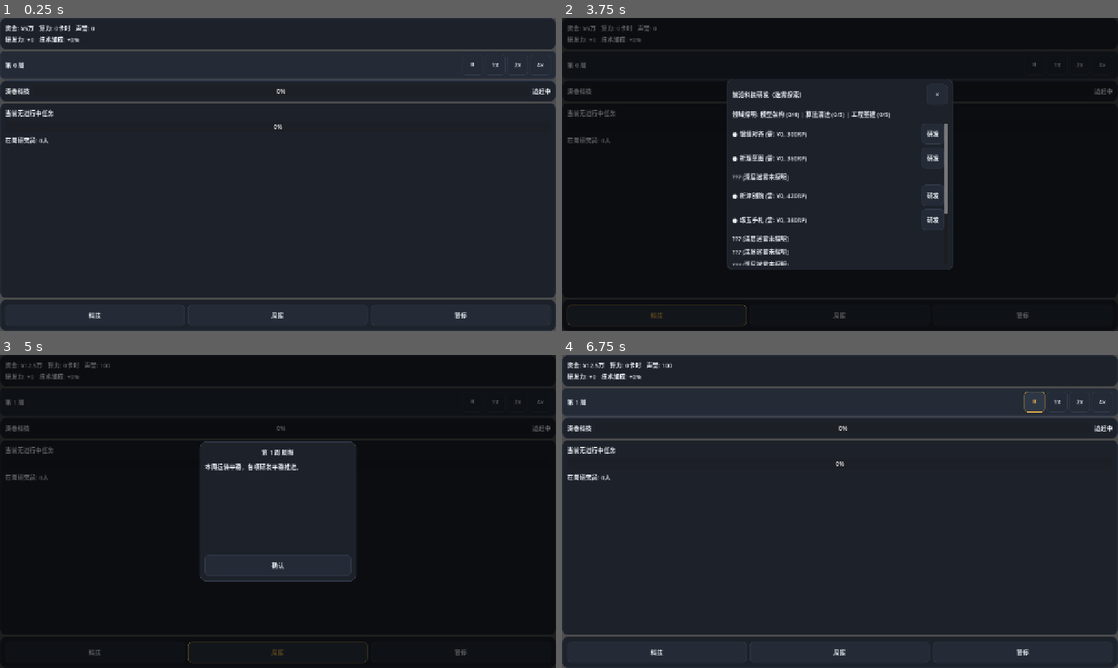
Above: before the commit, frames 1-4 (two rows, left to right).
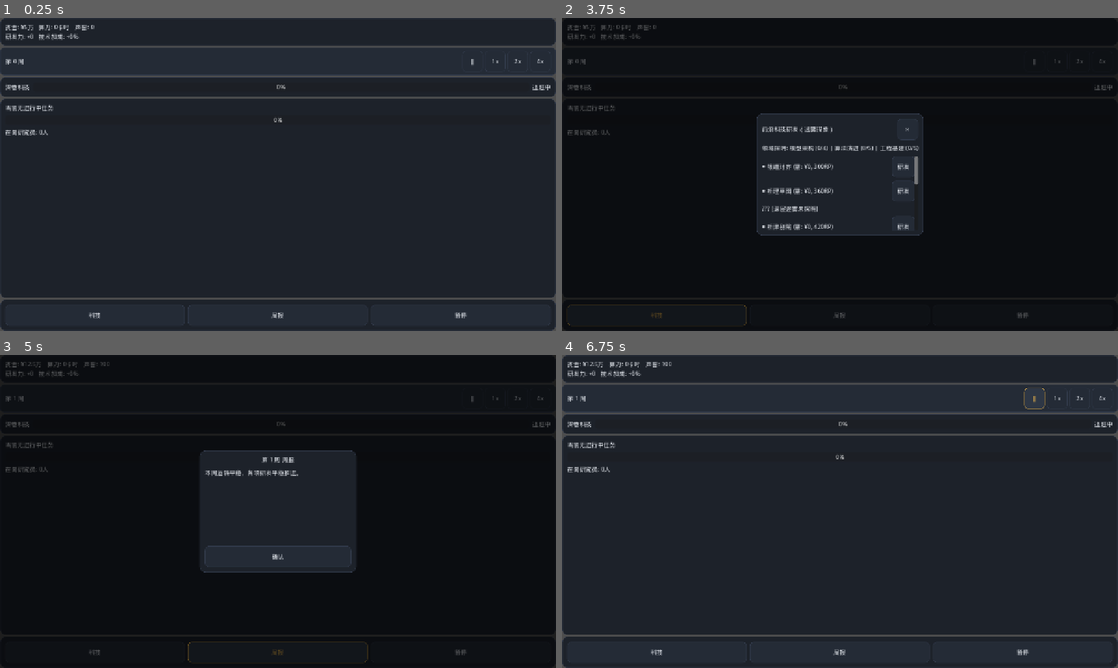
Above: after the commit, the same moments.

Repository: wingsky-1/big-ai-era
Game: Godot game, scene res://src/ui/main/main.tscn
Two runs of this game, one before a commit and one after it. Both use one fixed random seed, a clock stepped at 60 frames per second and the inputs below.
Inputs:
- Up to frame 1 (0.25 s): no input
- Up to frame 2 (3.75 s): click "⏸" (after the commit: "‖") at 0.5 s; click "1x" at 1.25 s; click "2x" at 2 s; click "4x" at 2.75 s; click "科技" at 3.5 s
- Up to frame 3 (5 s): click "周报" at 4.25 s
- Up to frame 4 (6.75 s): click "暂停" at 5 s; click "确认" at 5.75 s; click "⏸" (after the commit: "‖") at 6.5 s

The runs differ from the first frame. In frame 1, 5.1% of the frame differs, in the area x 0-100%, y 2-96%; in frame 2, 15%, in the area x 1-99%, y 2-96%; in frame 3, 3.3%; in frame 4, 5.2%.

Commit message:
fix(ui): 内嵌 CJK 字体收口 + 竖屏内容基准切换 + 真实渲染截图留档
v0.1.1 Pages 试玩双重事故修复：
- 豆腐块根因：Theme 无 default_font，Web 端无宿主字体可回退。
  内嵌文泉驿微米黑（Apache 2.0）至 assets/fonts，dark_gold_theme.tres
  default_font 收口 + gui/theme/custom 兜底；verify.sh 加字体二进制
  门禁防 LFS 指针入库；test_theme_font.gd 回归覆盖。
- 竖屏破版根因：canvas_items+expand 下 390 物理宽被映射到 1280 逻辑
  基准（缩放≈0.3，字小如蚁）。ResponsiveLayoutManager.resolve_content_scale
  纯函数按物理视口切换内容基准（竖屏 480x854 / 桌面 1280x720 零回归）；
  五弹层从固定 offset 改为中心锚+custom_minimum_size+视口 clamp
  （ModalSizing），窄视口收敛、随窗口伸缩。
- 真实渲染证据链：capture_screens_web.mjs（Node 原生 CDP，零依赖）
  Web 导出 → headless Chrome → 390x844@2x / 1280x720@1x 像素级截图
  8 张归档 docs/playtest/screenshots/2026-09-07-v0.1.2/。
- 附带：⏸ 为 WQY 缺字形符号，替换为 ‖（截图实证）；.gitattributes
  豁免字体/截图直存（用户裁决不启用 LFS）；ADR-0010。

Diff:
--- a/project.godot
+++ b/project.godot
@@ -26,6 +26,13 @@
 window/size/viewport_height=720
 window/stretch/mode="canvas_items"
 window/stretch/aspect="expand"
+
+[gui]
+
+; 全局 Theme 兜底：保证任何未挂 AppShell Theme 的节点（如原生 Window 类弹窗）
+; 也解析到内嵌中文字体，杜绝 Web 端豆腐块（v0.1.1 事故根因）。
+; 注意：本文件注释必须用分号，# 会被 ConfigFile 解析成键名的一部分。
+theme/custom="res://src/ui/theme/dark_gold_theme.tres"
 
 [editor_plugins]
 
--- a/src/ui/main/main.gd
+++ b/src/ui/main/main.gd
@@ -58,6 +58,8 @@
 	_init_runtime_systems()
 	_connect_ui_events()
 	_update_views()
+	_on_viewport_resized()
+	_setup_debug_shot_driver()
 
 
 func _exit_tree() -> void:
@@ -80,8 +82,37 @@
 
 func _notification(what: int) -> void:
 	if what == NOTIFICATION_RESIZED:
-		if _layout_mgr != null:
-			_layout_mgr.update_viewport(get_viewport_rect().size)
+		# deferred 执行：等 stretch/缩放状态在本帧末稳定后再做基准切换与布局同步
+		_on_viewport_resized.call_deferred()
+
+
+## 截图/试玩自动化驱动（仅 Web 且显式 ?shot=<id> 时激活，正常游玩零影响）：
+## home=主工作台 tech=科技树 report=周报归档 gameover=终局结算；同时冻结时钟。
+func _setup_debug_shot_driver() -> void:
+	if OS.has_feature("web") == false:
+		return
+	var shot: String = str(
+		JavaScriptBridge.eval("new URLSearchParams(window.location.search).get('shot') || ''", true)
+	)
+	if shot.is_empty():
+		return
+	_world.set_paused(true)
+	# 注意：类内不可裸调 get_stack()——与 GDScript 内置全局函数（返回调试栈 Array）撞名
+	var stack: PanelStack = _stack
+	if stack == null:
+		return
+	match shot:
+		"home":
+			pass  # 主工作台即默认态
+		"tech":
+			stack.push_panel(PanelStack.PANEL_TECH_TREE)
+		"report":
+			stack.push_panel(PanelStack.PANEL_REPORT_ARCHIVE)
+		"gameover":
+			_world.set_paused(false)
+			stack.push_panel(PanelStack.PANEL_GAME_OVER)
+	# 精确就绪信号：截图脚本轮询此标志，避免盲等延时
+	JavaScriptBridge.eval("window.__DSH_SHOT_READY__ = true;", true)
 
 
 func get_world() -> GameWorld:
@@ -107,6 +138,30 @@
 ## 保持向后兼容（供迁移过渡使用）
 func get_text_count() -> int:
 	return TextService.table().size()
+
+
+## 视口变化统一入口：竖屏内容基准切换 + 折叠规则 + 已开弹层尺寸刷新。
+## 幂等：基准未变化时写 content_scale_size 不触发额外 RESIZED。
+func _on_viewport_resized() -> void:
+	if _layout_mgr == null or not is_inside_tree():
+		return
+	var win := get_tree().root
+	if win != null:
+		var phys := Vector2i(win.size)
+		var target: Vector2i = ResponsiveLayoutManager.resolve_content_scale(phys)
+		if win.content_scale_size != target:
+			win.content_scale_size = target
+	_layout_mgr.update_viewport(get_viewport_rect().size)
+	_sync_folded_elements()
+	for modal: Control in _active_modals.values():
+		if is_instance_valid(modal):
+			ModalSizing.refresh(modal)
+
+
+## 仅同步折叠态（资源栏副行），与 ResponsiveLayoutManager 竖屏规则一致
+func _sync_folded_elements() -> void:
+	if resource_subrow != null:
+		resource_subrow.visible = not _layout_mgr.is_resource_subrow_folded()
 
 
 func _init_runtime_systems() -> void:
@@ -132,8 +187,8 @@
 
 	_setup_mask_overlay()
 
-	# 初始同步折叠状态
-	resource_subrow.visible = not _layout_mgr.is_resource_subrow_folded()
+	# 初始同步折叠状态（后续随视口变化由信号与 RESIZED 钩子驱动）
+	_sync_folded_elements()
 
 
 func _setup_mask_overlay() -> void:
@@ -176,7 +231,7 @@
 					_stack.pop_panel(PanelStack.PANEL_DECISION_CARD)
 			)
 			_active_modals[panel_id] = modal
-			modal_container.add_child(modal)
+			_mount_modal(modal)
 
 		PanelStack.PANEL_AUTO_REPORT, PanelStack.PANEL_REPORT_ARCHIVE:
 			var report_data: Dictionary = _presenter.get_resource_view()
@@ -184,7 +239,7 @@
 			modal.setup(report_data)
 			modal.confirmed.connect(func() -> void: _stack.pop_panel(panel_id))
 			_active_modals[panel_id] = modal
-			modal_container.add_child(modal)
+			_mount_modal(modal)
 
 		PanelStack.PANEL_GAME_OVER:
 			var summary: Dictionary = _presenter.get_game_over_summary()
@@ -197,7 +252,7 @@
 					_update_views()
 			)
 			_active_modals[panel_id] = modal
-			modal_container.add_child(modal)
+			_mount_modal(modal)
 
 		PanelStack.PANEL_TECH_TREE:
 			var modal: TechTreeDialog = TECH_TREE_SCENE.instantiate()
@@ -209,14 +264,14 @@
 					_update_views()
 			)
 			_active_modals[panel_id] = modal
-			modal_container.add_child(modal)
+			_mount_modal(modal)
 
 		PanelStack.PANEL_ROSTER:
 			var modal: StaffRosterDialog = STAFF_ROSTER_SCENE.instantiate()
 			modal.setup(world)
 			modal.closed.connect(func() -> void: _stack.pop_panel(panel_id))
 			_active_modals[panel_id] = modal
-			modal_container.add_child(modal)
+			_mount_modal(modal)
 
 
 func _on_panel_popped(panel_id: String, _layer: int) -> void:
@@ -233,6 +288,12 @@
 		if w != null and w is GameWorld:
 			return w as GameWorld
 	return _world
+
+
+## 弹层统一挂载：容器加入 + 自适应 min size 收敛
+func _mount_modal(modal: Control) -> void:
+	modal_container.add_child(modal)
+	ModalSizing.apply(modal)
 
 
 func _connect_ui_events() -> void:
@@ -255,16 +316,17 @@
 	_world.toast_queued.connect(_on_toast_queued)
 
 
-func _on_layout_folded(_folded: bool, _elements: Array[String]) -> void:
-	resource_subrow.visible = not _layout_mgr.is_resource_subrow_folded()
-
-
 func _on_speed_pause_pressed() -> void:
 	if _world.user_paused:
 		_world.set_paused(false)
 	else:
 		_world.set_paused(true)
 	_update_speed_buttons()
+
+
+## ResponsiveLayoutManager 竖屏折叠规则信号联动（DR-009）
+func _on_layout_folded(_folded: bool, _elements: Array[String]) -> void:
+	_sync_folded_elements()
 
 
 func _set_speed(spd: float) -> void:
--- a/src/ui/main/main.tscn
+++ b/src/ui/main/main.tscn
@@ -86,7 +86,7 @@
 unique_name_in_owner = true
 custom_minimum_size = Vector2(48, 48)
 layout_mode = 2
-text = "⏸"
+text = "‖"
 
 [node name="Speed1xBtn" type="Button" parent="ShellVBox/WeekBar/WeekHBox/SpeedControlHBox"]
 unique_name_in_owner = true
--- /dev/null
+++ b/src/ui/modal_sizing.gd
@@ -0,0 +1,55 @@
+class_name ModalSizing
+extends RefCounted
+
+## 弹层自适应尺寸纯函数（v0.1.2，L3 无 Node 依赖，可 GUT 单测）：
+## 弹层根 PanelContainer 采用"中心锚 + custom_minimum_size"替代 v0.1.1 的固定
+## offsets——固定尺寸在 480 逻辑宽竖屏基准下会横向溢出（tech_tree 520 > 480）。
+## 期望尺寸存入节点 meta，视口变化时随窗口伸缩（不小于设计期望，不大于视口减边距）。
+
+const VIEWPORT_MARGIN: int = 24
+## 预留 Dock 之上的纵向安全边距（竖屏下顶部条区更高）
+const VERTICAL_MARGIN: int = 96
+
+const DESIGN_SIZES: Dictionary = {
+	"DecisionCardDialog": Vector2(360, 280),
+	"WeeklyReportDialog": Vector2(360, 320),
+	"TechTreeDialog": Vector2(520, 440),
+	"StaffRosterDialog": Vector2(440, 400),
+	"GameOverDialog": Vector2(360, 280),
+}
+
+
+## 由视口大小与设计期望解析弹层根节点的 custom_minimum_size。
+static func resolve_min_size(viewport_size: Vector2, expected: Vector2) -> Vector2:
+	var avail_w: float = maxf(0.0, viewport_size.x - VIEWPORT_MARGIN * 2.0)
+	var avail_h: float = maxf(0.0, viewport_size.y - VERTICAL_MARGIN)
+	return Vector2(minf(expected.x, avail_w), minf(expected.y, avail_h))
+
+
+## 弹层根节点挂载后调用：写入设计期望并按当前视口收敛 min size。
+static func apply(root: Control) -> void:
+	if root == null:
+		return
+	var expected: Vector2 = root.get_meta("modal_design_size", Vector2.ZERO)
+	if expected == Vector2.ZERO:
+		var key: String = root.get_script().resource_path.get_file().get_basename()
+		expected = DESIGN_SIZES.get(key, Vector2(360, 280))
+		root.set_meta("modal_design_size", expected)
+	root.custom_minimum_size = resolve_min_size(ModalViewportReader.read(root), expected)
+
+
+## 视口变化时调用：按当前视口重新收敛（期望尺寸从 meta 恢复，可反复重算）。
+static func refresh(root: Control) -> void:
+	if root == null or not is_instance_valid(root):
+		return
+	var expected: Vector2 = root.get_meta("modal_design_size", Vector2.ZERO)
+	if expected == Vector2.ZERO:
+		apply(root)
+		return
+	root.custom_minimum_size = resolve_min_size(ModalViewportReader.read(root), expected)
+
+
+## 测试后门：清理 meta，让 apply 重新按脚本名解析设计期望。
+static func reset(root: Control) -> void:
+	if root != null and is_instance_valid(root):
+		root.remove_meta("modal_design_size")
--- /dev/null
+++ b/src/ui/modal_viewport_reader.gd
@@ -0,0 +1,16 @@
+class_name ModalViewportReader
+extends RefCounted
+
+## 弹层视口读取器（纯函数可单测）：
+## 优先取父容器（ModalContainer）实际区域——即弹层的真实可用上界；
+## 挂载瞬间父区域可能尚未布局（0 尺寸），此时回退根窗口尺寸。
+
+
+static func read(root: Control) -> Vector2:
+	if root.get_parent() != null:
+		var parent_ctrl := root.get_parent() as Control
+		if parent_ctrl != null:
+			var area: Vector2 = parent_ctrl.get_global_rect().size
+			if area.x > 0.0 and area.y > 0.0:
+				return area
+	return root.get_tree().root.size
--- a/src/ui/modals/decision_card_dialog.gd
+++ b/src/ui/modals/decision_card_dialog.gd
@@ -20,6 +20,7 @@
 
 
 func _ready() -> void:
+	ModalSizing.apply(self)
 	_render()
 
 
--- a/src/ui/modals/decision_card_dialog.tscn
+++ b/src/ui/modals/decision_card_dialog.tscn
@@ -9,12 +9,15 @@
 anchor_top = 0.5
 anchor_right = 0.5
 anchor_bottom = 0.5
-offset_left = -180.0
-offset_top = -140.0
-offset_right = 180.0
-offset_bottom = 140.0
+offset_left = 0.0
+offset_top = 0.0
+offset_right = 0.0
+offset_bottom = 0.0
+custom_minimum_size = Vector2(360, 280)
 grow_horizontal = 2
 grow_vertical = 2
+shrink_center = true
+shrink_end = true
 theme = ExtResource("1_theme")
 script = ExtResource("2_script")
 
--- a/src/ui/modals/game_over_dialog.gd
+++ b/src/ui/modals/game_over_dialog.gd
@@ -22,6 +22,7 @@
 
 
 func _ready() -> void:
+	ModalSizing.apply(self)
 	restart_btn.pressed.connect(func() -> void: restart_requested.emit())
 	_render()
 
--- a/src/ui/modals/game_over_dialog.tscn
+++ b/src/ui/modals/game_over_dialog.tscn
@@ -9,12 +9,15 @@
 anchor_top = 0.5
 anchor_right = 0.5
 anchor_bottom = 0.5
-offset_left = -180.0
-offset_top = -140.0
-offset_right = 180.0
-offset_bottom = 140.0
+offset_left = 0.0
+offset_top = 0.0
+offset_right = 0.0
+offset_bottom = 0.0
+custom_minimum_size = Vector2(360, 280)
 grow_horizontal = 2
 grow_vertical = 2
+shrink_center = true
+shrink_end = true
 theme = ExtResource("1_theme")
 script = ExtResource("2_script")
 
--- a/src/ui/modals/staff_roster_dialog.gd
+++ b/src/ui/modals/staff_roster_dialog.gd
@@ -21,6 +21,7 @@
 
 
 func _ready() -> void:
+	ModalSizing.apply(self)
 	close_btn.pressed.connect(func() -> void: closed.emit())
 	_render()
 
--- a/src/ui/modals/staff_roster_dialog.tscn
+++ b/src/ui/modals/staff_roster_dialog.tscn
@@ -9,12 +9,15 @@
 anchor_top = 0.5
 anchor_right = 0.5
 anchor_bottom = 0.5
-offset_left = -220.0
-offset_top = -200.0
-offset_right = 220.0
-offset_bottom = 200.0
+offset_left = 0.0
+offset_top = 0.0
+offset_right = 0.0
+offset_bottom = 0.0
+custom_minimum_size = Vector2(440, 400)
 grow_horizontal = 2
 grow_vertical = 2
+shrink_center = true
+shrink_end = true
 theme = ExtResource("1_theme")
 script = ExtResource("2_script")
 
--- a/src/ui/modals/tech_tree_dialog.gd
+++ b/src/ui/modals/tech_tree_dialog.gd
@@ -22,6 +22,7 @@
 
 
 func _ready() -> void:
+	ModalSizing.apply(self)
 	close_btn.pressed.connect(func() -> void: closed.emit())
 	_render()
 
--- a/src/ui/modals/tech_tree_dialog.tscn
+++ b/src/ui/modals/tech_tree_dialog.tscn
@@ -9,12 +9,15 @@
 anchor_top = 0.5
 anchor_right = 0.5
 anchor_bottom = 0.5
-offset_left = -260.0
-offset_top = -220.0
-offset_right = 260.0
-offset_bottom = 220.0
+offset_left = 0.0
+offset_top = 0.0
+offset_right = 0.0
+offset_bottom = 0.0
+custom_minimum_size = Vector2(520, 440)
 grow_horizontal = 2
 grow_vertical = 2
+shrink_center = true
+shrink_end = true
 theme = ExtResource("1_theme")
 script = ExtResource("2_script")
 
--- a/src/ui/modals/weekly_report_dialog.gd
+++ b/src/ui/modals/weekly_report_dialog.gd
@@ -19,6 +19,7 @@
 
 
 func _ready() -> void:
+	ModalSizing.apply(self)
 	confirm_btn.pressed.connect(func() -> void: confirmed.emit())
 	_render()
 
--- a/src/ui/modals/weekly_report_dialog.tscn
+++ b/src/ui/modals/weekly_report_dialog.tscn
@@ -9,12 +9,15 @@
 anchor_top = 0.5
 anchor_right = 0.5
 anchor_bottom = 0.5
-offset_left = -180.0
-offset_top = -160.0
-offset_right = 180.0
-offset_bottom = 160.0
+offset_left = 0.0
+offset_top = 0.0
+offset_right = 0.0
+offset_bottom = 0.0
+custom_minimum_size = Vector2(360, 320)
 grow_horizontal = 2
 grow_vertical = 2
+shrink_center = true
+shrink_end = true
 theme = ExtResource("1_theme")
 script = ExtResource("2_script")
 
--- a/src/ui/responsive_layout_manager.gd
+++ b/src/ui/responsive_layout_manager.gd
@@ -16,11 +16,23 @@
 
 const MAX_L3_ANIMATIONS_PER_GAME: int = 3
 
+# 竖屏内容基准（v0.1.2）：canvas_items+expand 下逻辑宽恒等于基准宽，
+# 1280 基准会让 390 物理宽的手机整体缩到 ~0.3 倍（字小如蚁）。
+# 竖屏改用 480 基准：390/480 ≈ 0.81 缩放，字号恢复可读。
+const PORTRAIT_CONTENT_SCALE: Vector2i = Vector2i(480, 854)
+const LANDSCAPE_CONTENT_SCALE: Vector2i = Vector2i(1280, 720)
+
 var _is_portrait: bool = false
 var _resource_subrow_folded: bool = false
 var _workspace_folded: bool = false  # 硬约束：永不为 true
 var _l3_animation_counter: int = 0
 var _shown_terms: Dictionary = {}
+
+
+## 纯函数：由物理视口尺寸解析内容缩放基准（可 GUT 单测，无 Node 依赖）。
+## 判定与 update_viewport 一致：y > x 视为竖屏。
+static func resolve_content_scale(physical_size: Vector2i) -> Vector2i:
+	return PORTRAIT_CONTENT_SCALE if physical_size.y > physical_size.x else LANDSCAPE_CONTENT_SCALE
 
 
 func setup(viewport_size: Vector2) -> void:
--- a/src/ui/theme/dark_gold_theme.tres
+++ b/src/ui/theme/dark_gold_theme.tres
@@ -1,12 +1,14 @@
-[gd_resource type="Theme" load_steps=6 format=3]
+[gd_resource type="Theme" load_steps=7 format=3]
 
 [ext_resource type="StyleBox" path="res://src/ui/theme/stylebox_button_normal.tres" id="1_btn_normal"]
 [ext_resource type="StyleBox" path="res://src/ui/theme/stylebox_button_hover.tres" id="2_btn_hover"]
 [ext_resource type="StyleBox" path="res://src/ui/theme/stylebox_button_pressed.tres" id="3_btn_pressed"]
 [ext_resource type="StyleBox" path="res://src/ui/theme/stylebox_panel.tres" id="4_panel"]
 [ext_resource type="StyleBox" path="res://src/ui/theme/stylebox_panel2.tres" id="5_panel2"]
+[ext_resource type="FontFile" uid="uid://x6irydlwfpas" path="res://assets/fonts/WQY-MicroHei.ttf" id="6_font"]
 
 [resource]
+default_font = ExtResource("6_font")
 default_font_size = 14
 Button/colors/font_color = Color(0.910, 0.925, 0.949, 1.0)
 Button/colors/font_hover_color = Color(0.910, 0.702, 0.294, 1.0)
--- /dev/null
+++ b/tests/unit/test_portrait_modal_sizing.gd
@@ -0,0 +1,68 @@
+extends GutTest
+
+## 竖屏内容基准切换 + 弹层自适应纯函数回归（v0.1.2）
+
+
+func test_resolve_content_scale_portrait_and_landscape() -> void:
+	assert_eq(
+		ResponsiveLayoutManager.resolve_content_scale(Vector2i(390, 844)),
+		Vector2i(480, 854),
+		"390x844 竖屏应切 480 基准"
+	)
+	assert_eq(
+		ResponsiveLayoutManager.resolve_content_scale(Vector2i(1280, 720)),
+		Vector2i(1280, 720),
+		"桌面 1280x720 应保持 1280 基准（零回归）"
+	)
+	assert_eq(
+		ResponsiveLayoutManager.resolve_content_scale(Vector2i(844, 390)),
+		Vector2i(1280, 720),
+		"横屏 y<x 应保持 1280 基准"
+	)
+	assert_eq(
+		ResponsiveLayoutManager.resolve_content_scale(Vector2i(768, 1024)),
+		Vector2i(480, 854),
+		"平板竖屏 y>x 同样切 480 基准"
+	)
+
+
+func test_modal_sizing_clamps_within_narrow_viewport() -> void:
+	# 480 逻辑宽竖屏（减两侧 24 边距）：tech_tree 期望 520 宽必须被收敛
+	var clamped: Vector2 = ModalSizing.resolve_min_size(Vector2(480, 1039), Vector2(520, 440))
+	assert_eq(clamped.x, 432.0, "tech_tree 宽应收敛到 480-48=432")
+	assert_eq(clamped.y, 440.0, "高度未超限应保留期望值")
+	# 桌面 1280 视口：期望尺寸原样生效
+	var desktop: Vector2 = ModalSizing.resolve_min_size(Vector2(1280, 720), Vector2(520, 440))
+	assert_eq(desktop, Vector2(520, 440), "桌面视口下弹层期望尺寸不受影响")
+
+
+func test_modal_sizing_apply_and_refresh_roundtrip() -> void:
+	# 用裸 PanelContainer 测纯函数行为：%UniqueName 依赖场景注册，脚本化节点无此表
+	var root_stub: Control = Control.new()
+	add_child_autofree(root_stub)
+	root_stub.size = Vector2(480, 1039)
+	var dlg: PanelContainer = PanelContainer.new()
+	root_stub.add_child(dlg)
+	dlg.set_meta("modal_design_size", Vector2(520, 440))
+	ModalSizing.apply(dlg)
+	assert_true(
+		dlg.custom_minimum_size.x <= 480.0 - ModalSizing.VIEWPORT_MARGIN * 2.0 + 0.01,
+		"窄视口下弹层宽不得溢出视口"
+	)
+	root_stub.size = Vector2(1280, 720)
+	ModalSizing.refresh(dlg)
+	assert_eq(dlg.custom_minimum_size, Vector2(520, 440), "宽视口下 refresh 应回到期望尺寸")
+
+
+func test_all_modal_design_sizes_fit_landscape_base() -> void:
+	# 桌面基准下所有弹层期望尺寸不得小于 v0.1.1 固定尺寸（观感零回退）
+	var expected := {
+		"DecisionCardDialog": Vector2(360, 280),
+		"WeeklyReportDialog": Vector2(360, 320),
+		"TechTreeDialog": Vector2(520, 440),
+		"StaffRosterDialog": Vector2(440, 400),
+		"GameOverDialog": Vector2(360, 280),
+	}
+	for key: String in expected:
+		assert_true(ModalSizing.DESIGN_SIZES.has(key), "DESIGN_SIZES 应包含 %s" % key)
+		assert_eq(ModalSizing.DESIGN_SIZES[key], expected[key], "%s 期望尺寸应与 v0.1.1 一致" % key)
--- /dev/null
+++ b/tests/unit/test_theme_font.gd
@@ -0,0 +1,39 @@
+extends GutTest
+
+## CJK 字体内嵌回归门禁（v0.1.2）：
+## 任何一层收口失效，Web 端都会复现 v0.1.1 豆腐块事故，故逐层断言。
+
+const THEME: Theme = preload("res://src/ui/theme/dark_gold_theme.tres")
+const FONT_PATH := "res://assets/fonts/WQY-MicroHei.ttf"
+
+
+func test_theme_default_font_is_cjk_capable() -> void:
+	var font := THEME.default_font
+	assert_not_null(font, "dark_gold_theme.default_font 必须指向内嵌字体")
+	assert_true(font is FontFile, "default_font 应为 FontFile")
+	var font_file := font as FontFile
+	assert_eq(font_file.get_font_name(), "WenQuanYi Micro Hei", "应为文泉驿微米黑")
+	# 覆盖面抽查：常用界面汉字必须全部有字形，缺字即豆腐
+	for codepoint: int in [0x4E2D, ord("资"), ord("算"), ord("誉"), ord("研"), ord("科")]:
+		assert_true(font_file.has_char(codepoint), "字体应含字形 U+%04X" % codepoint)
+
+
+func test_project_custom_theme_fallback() -> void:
+	var custom: String = ProjectSettings.get_setting("gui/theme/custom", "")
+	assert_eq(custom, "res://src/ui/theme/dark_gold_theme.tres", "gui/theme/custom 兜底应指向主 Theme")
+
+
+func test_font_asset_is_real_binary_not_lfs_pointer() -> void:
+	var f := FileAccess.open(FONT_PATH, FileAccess.READ)
+	assert_not_null(f, "字体资产应可读")
+	if f == null:
+		return
+	var head := f.get_buffer(8)
+	# 真 TTF 以 00 01 00 00 开头；LFS 指针文件以 ASCII "version https" 开头
+	assert_true(head[0] == 0 and head[1] == 1, "字体文件应为 TrueType 二进制而非 LFS 指针")
+
+
+func test_gitattributes_exempts_font_and_screenshots() -> void:
+	var txt := FileAccess.get_file_as_string("res://.gitattributes")
+	assert_true(txt.contains("assets/fonts/*.ttf"), ".gitattributes 应含字体直存豁免")
+	assert_true(txt.contains("docs/playtest/screenshots/"), ".gitattributes 应含截图直存豁免")
Not shown, added: assets/fonts/LICENSE-WQY-MicroHei.txt
Binary file added: assets/fonts/WQY-MicroHei.ttf
Not shown, added: assets/fonts/WQY-MicroHei.ttf.import
Binary file added: docs/playtest/screenshots/2026-09-07-v0.1.2/desktop-1280x720__gameover.png
Not shown, added: docs/playtest/screenshots/2026-09-07-v0.1.2/desktop-1280x720__gameover.png.import
Binary file added: docs/playtest/screenshots/2026-09-07-v0.1.2/desktop-1280x720__home.png
Not shown, added: docs/playtest/screenshots/2026-09-07-v0.1.2/desktop-1280x720__home.png.import
Binary file added: docs/playtest/screenshots/2026-09-07-v0.1.2/desktop-1280x720__report.png
Not shown, added: docs/playtest/screenshots/2026-09-07-v0.1.2/desktop-1280x720__report.png.import
Binary file added: docs/playtest/screenshots/2026-09-07-v0.1.2/desktop-1280x720__tech.png
Not shown, added: docs/playtest/screenshots/2026-09-07-v0.1.2/desktop-1280x720__tech.png.import
Binary file added: docs/playtest/screenshots/2026-09-07-v0.1.2/portrait-390x844__gameover.png
(and 13 more such lines)
